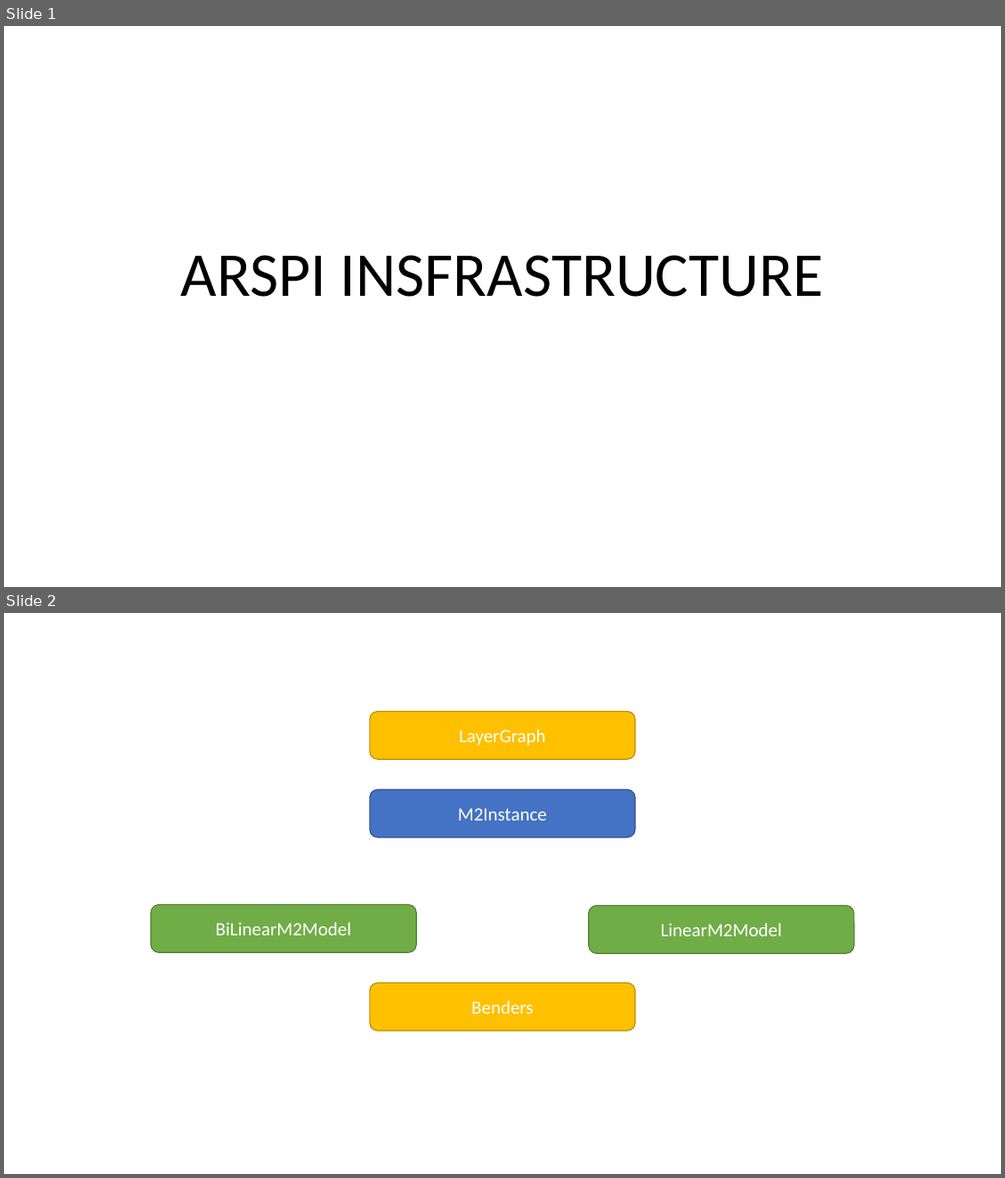
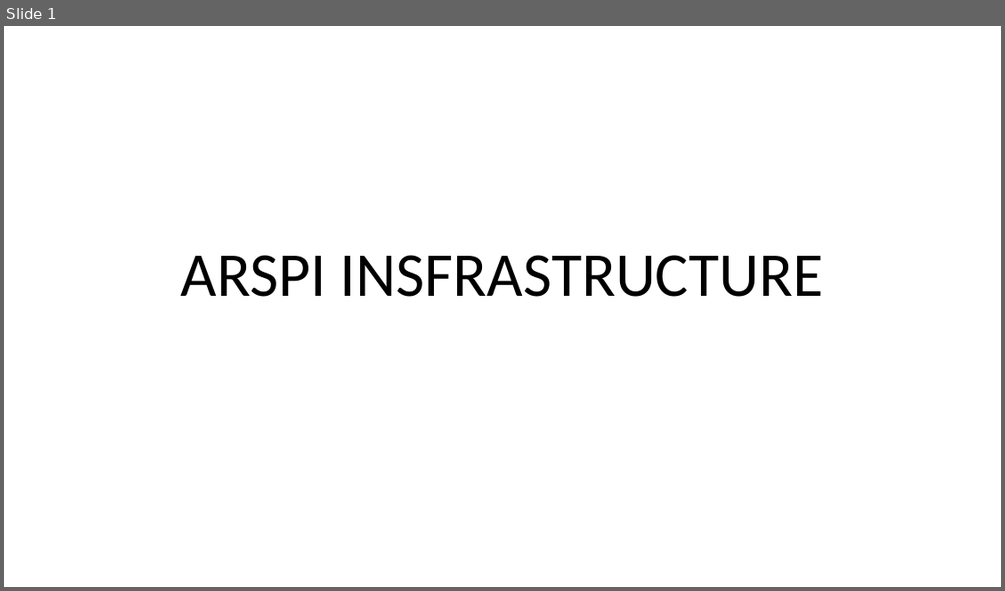
Before and after one commit to lucawrabetz/ARSPI, a slide deck: arspi_infrastructure.pptx. Shown one above the other, each under a label of ours: slides 1 and 2 before the commit, slide 1 after it. The pictures are 1005x1178 and 1005x591 pixels, drawn with LibreOffice and Linux fonts; fonts in the diff are those of the drawing. Boxes give left, top, right and bottom in pixels: in the first picture for what was removed or moved away, otherwise in the second. Text is boxed around its words. In the diff, an @@ line names an element or a change of style, - is before the commit and + after.

```diff
--- a/arspi_infrastructure.pptx
+++ b/arspi_infrastructure.pptx
@@ slide 2 removed at (4, 613, 1001, 1174), background #FFFFFF @@
@@ rounded rectangle removed at (370, 711, 635, 759) @@
-LayerGraph
@@ rounded rectangle removed at (370, 789, 635, 837) @@
-M2Instance
@@ rounded rectangle removed at (151, 905, 416, 952) @@
-BiLinearM2Model
@@ rounded rectangle removed at (589, 906, 854, 953) @@
-LinearM2Model
@@ rounded rectangle removed at (370, 982, 635, 1030) @@
-Benders
```
Also in this commit, not shown: 2 slides added, 7 other files.
